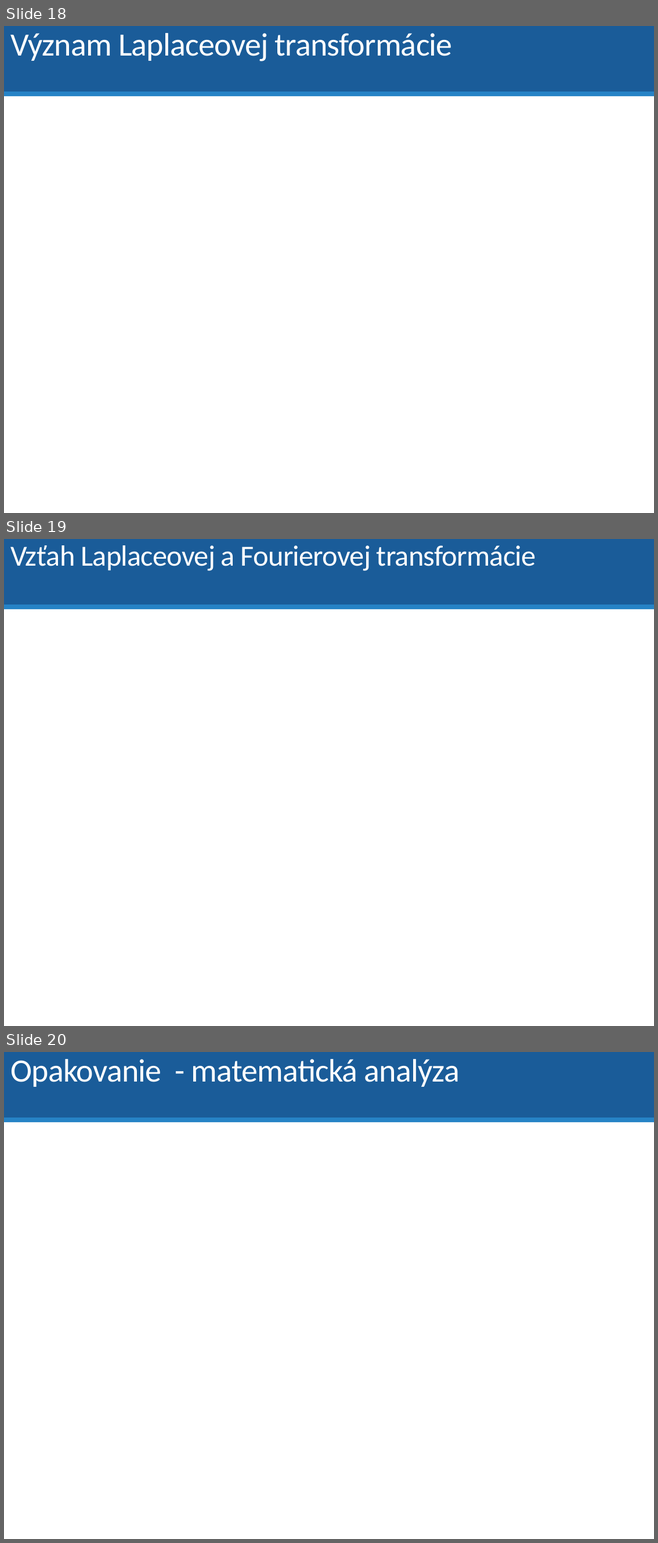
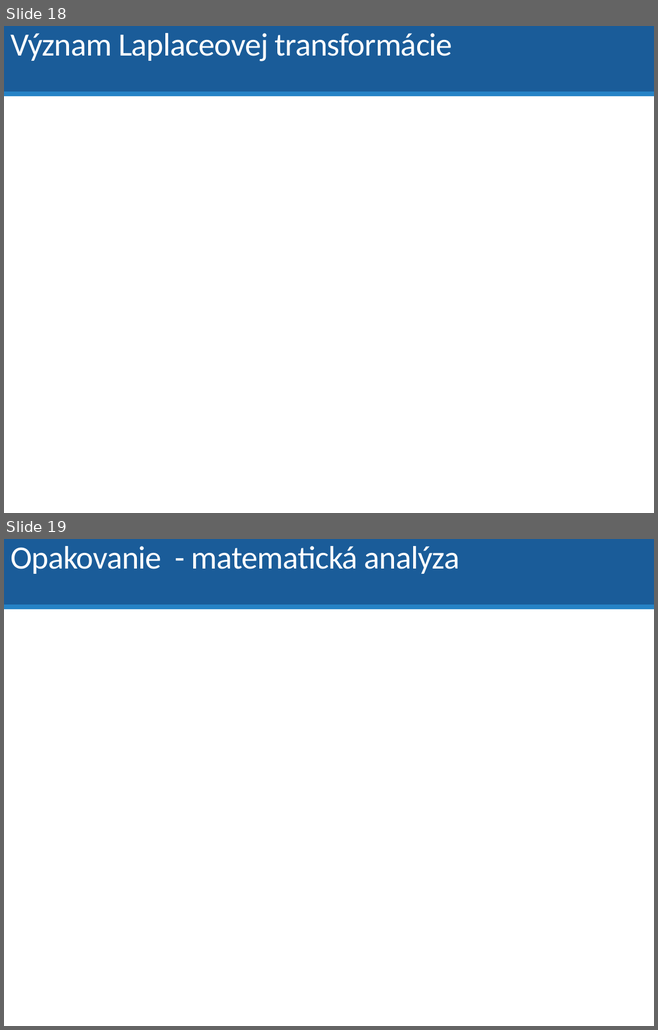
Before and after one commit to dodekm/TeamProjektKybernetika, a slide deck: Nove prednasky/P01_dynamika_dif_rovnice_LPT_prenosova_funkcia_modelovanie.pptx. Shown one above the other, each under a label of ours: slides 18, 19 and 20 before the commit, slides 18 and 19 after it. The pictures are 658x1543 and 658x1030 pixels, drawn with LibreOffice and Linux fonts; fonts in the diff are those of the drawing; grey boxes stand for pictures. Boxes give left, top, right and bottom in pixels: in the first picture for what was removed or moved away, otherwise in the second. Text is boxed around its words. In the diff, an @@ line names an element or a change of style, - is before the commit and + after.

```diff
--- a/Nove prednasky/P01_dynamika_dif_rovnice_LPT_prenosova_funkcia_modelovanie.pptx
+++ b/Nove prednasky/P01_dynamika_dif_rovnice_LPT_prenosova_funkcia_modelovanie.pptx
@@ slide 19 removed at box(4, 539, 654, 1026), background #FFFFFF; not listed: 2 template elements that a slide beside it also shows @@
@@ title removed at box(10, 545, 536, 571) @@
-Vzťah Laplaceovej a Fourierovej transformácie
@@ what was slide 20 is now slide 19 @@
```
Also in this commit, not shown: 15 slides changed, 6 slides added, 1 other slide removed, 7 other files.
